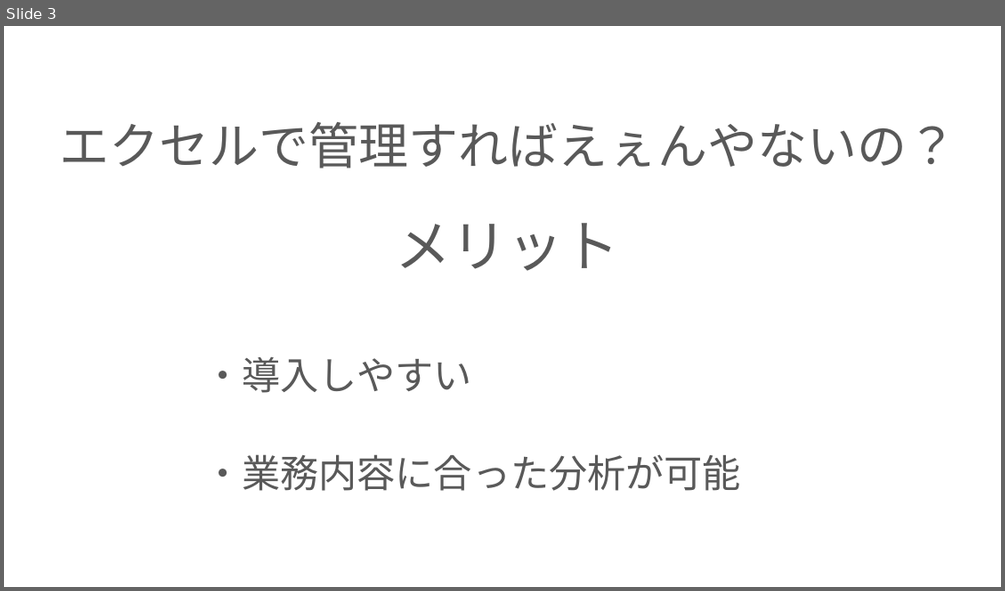
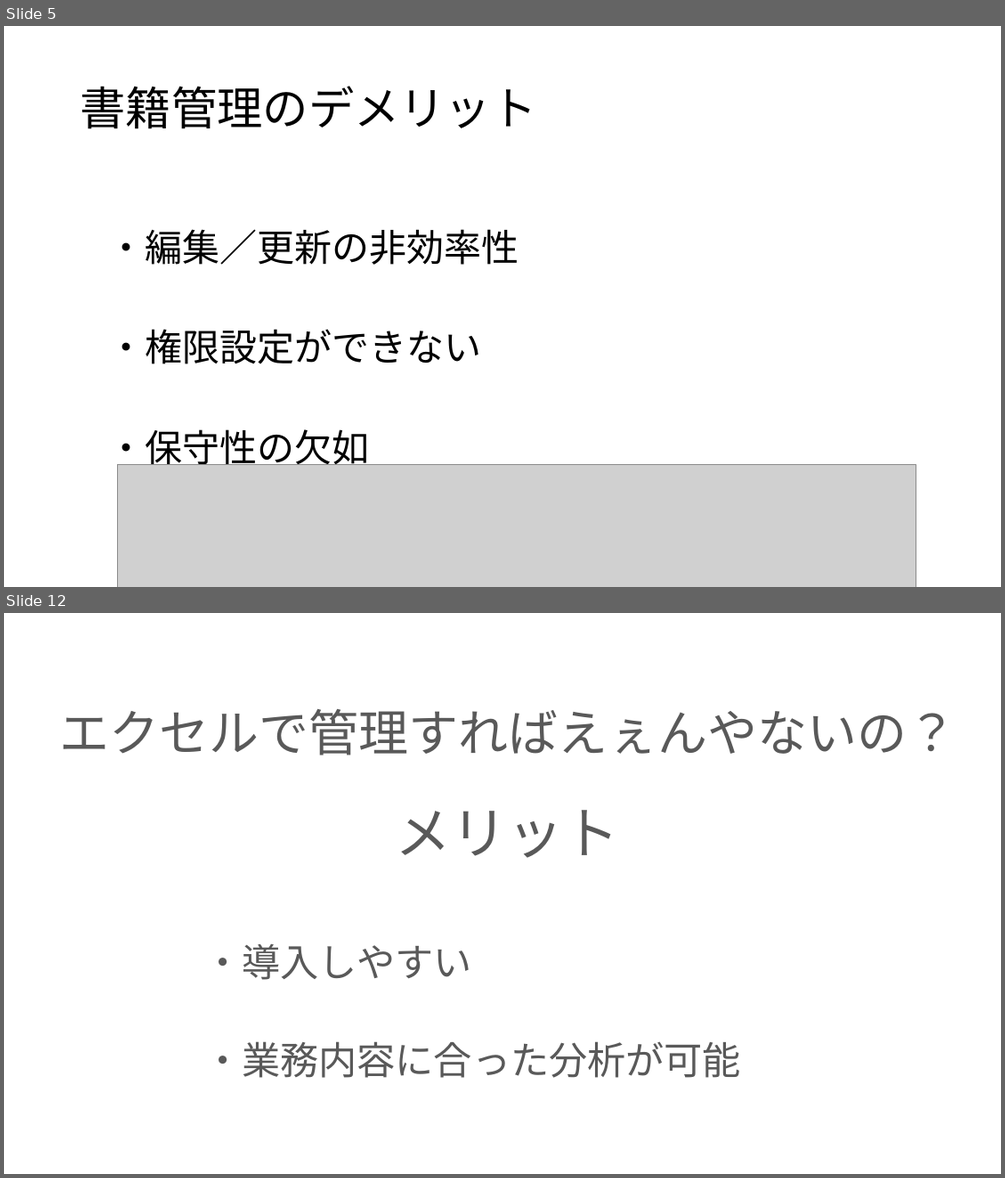
Before and after one commit to ivy239007/PG-, a slide deck: プレゼン/プレゼン資料.pptx. Shown one above the other, each under a label of ours: slide 3 before the commit, slides 5 and 12 after it; the slides between them are not shown. The pictures are 1005x591 and 1005x1178 pixels, drawn with LibreOffice and Linux fonts; fonts in the diff are those of the drawing; grey boxes stand for pictures; background and template pictures are left out. Boxes give left, top, right and bottom in pixels: in the first picture for what was removed or moved away, otherwise in the second. Text is boxed around its words. In the diff, an @@ line names an element or a change of style, - is before the commit and + after.

```diff
--- a/プレゼン/プレゼン資料.pptx
+++ b/プレゼン/プレゼン資料.pptx
@@ slide 5 added at (4, 26, 1001, 587), background picture (left out) @@
@@ title added at (80, 86, 536, 129), 44 pt, text #000000 @@
+書籍管理のデメリット
@@ text added at (108, 229, 519, 471), 36 pt, text #000000 @@
+・編集／更新の非効率性
+・権限設定ができない
+・保守性の欠如
@@ picture added at (117, 464, 915, 587) @@
@@ what was slide 3 is now slide 12 @@
```
Also in this commit, not shown: 3 slides changed, 8 other slides added.
